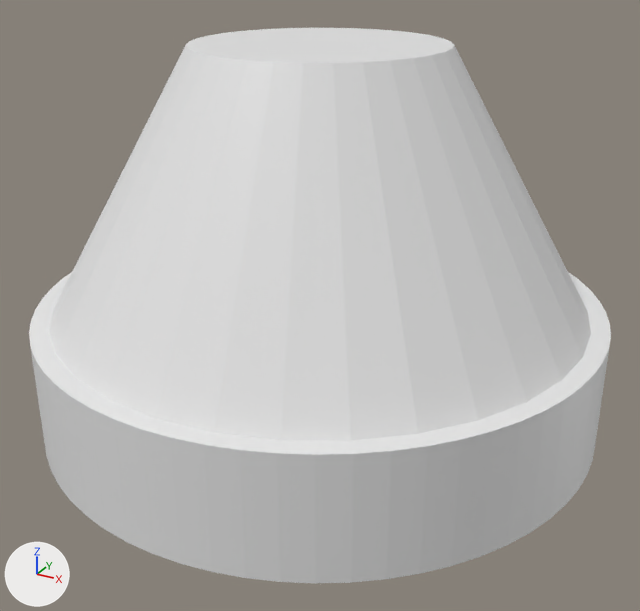
Renders of the FBX model assets/models/spaceship/cockpit_2.fbx from each side of a commit.
Both versions are drawn from a 50 mm lens placed at (0.0238, -0.0432, 0.0183), pointed at (0.0008, -0.0014, -0.0026). Every picture has the same lights, and +X, +Y and +Z are marked at lower left. The first picture is the older version. Where no turn or scale is listed for an object, it has been applied to the vertices.

The first picture shows 'Cockpit_2'.
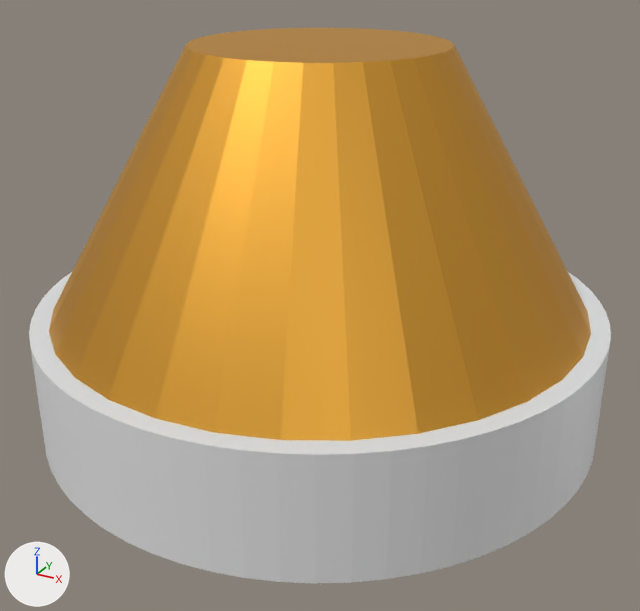
Where the change shows, as pixel boxes [x1, y1, x2, y2] in the pictures (640 x 611 px):
part 1 of me_cylinder_007, recoloured (white to orange)
    both: [49, 28, 591, 441]

The change in detail:
Material 'Exterior' (mat_exterior) is new.
Its base color is (0.8, 0.8, 0.8) (white #e7e7e7).
Material 'Cockpit' (mat_cockpit) is new.
Its base color is (0.8, 0.411, 0.0605) (orange #e7ac46).
Its metallic is 1.0.
me_cylinder_007 has 192 vertices, 99 faces and spans x -0.0168..0.0168, y -0.0168..0.0168, z -0.0099..0.0121.
me_cylinder_007 is used by ob_cockpit_2; location (0.0, 0.0, 0.0).
me_cylinder_007 part 1: all 33 faces centred in x -0.0113..0.0113, y -0.0113..0.0113, z 0.0046..0.0121 switch from no material to mat_cockpit (orange #e7ac46).
me_cylinder_007 gains material mat_exterior (white #e7e7e7).
